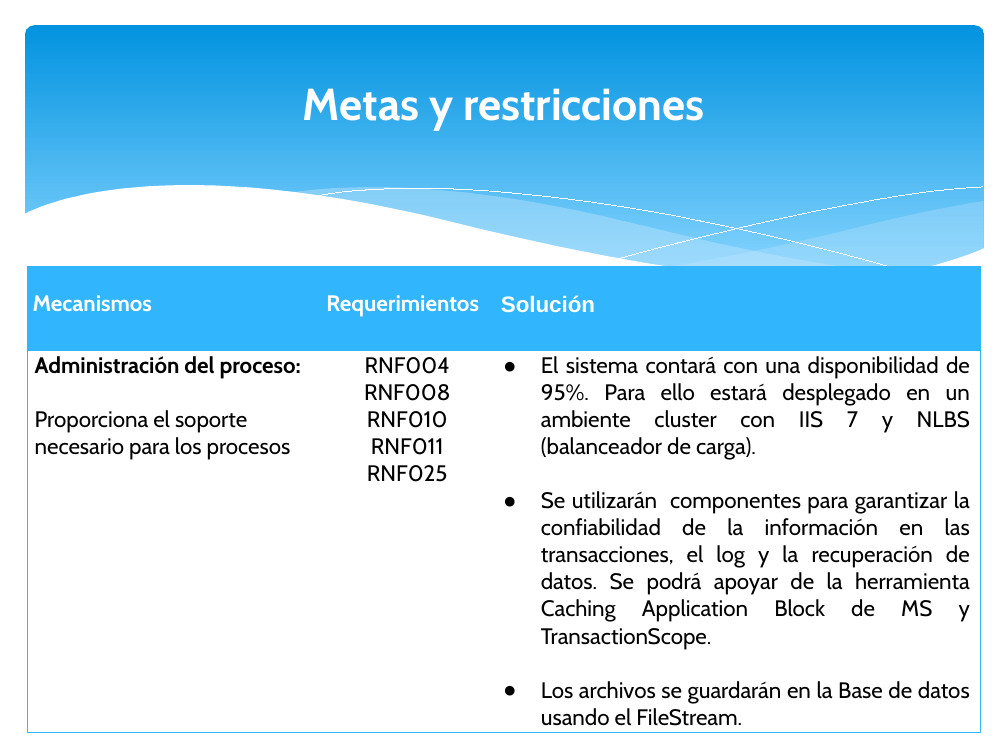
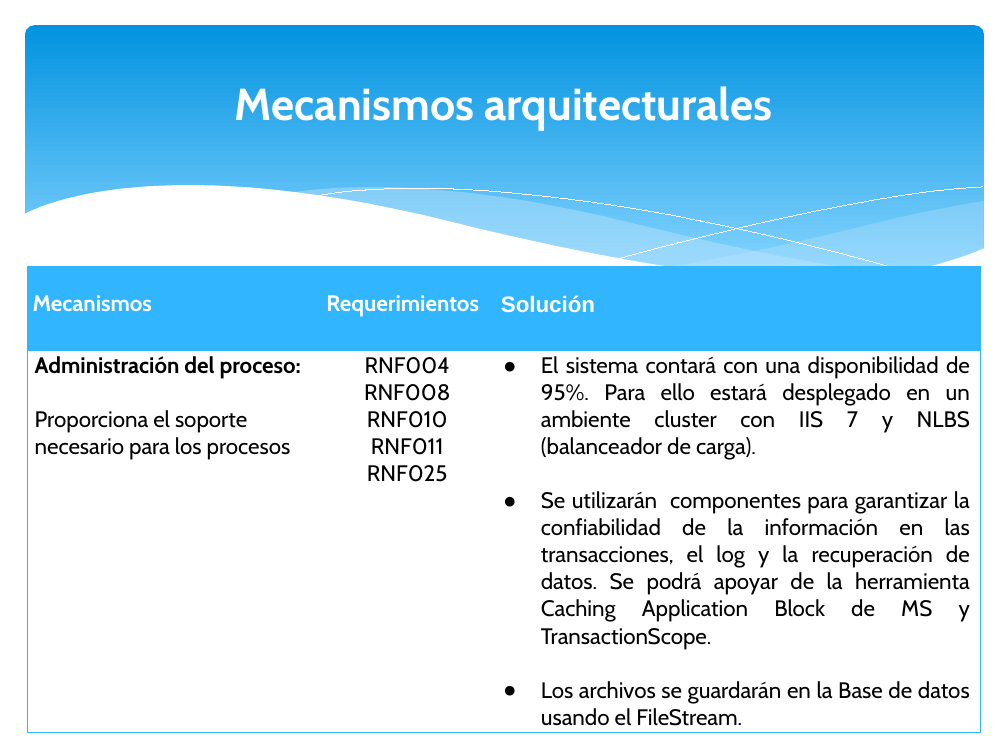
Before and after one commit to orlysemperfi/tp2-contratos-clientes, a slide deck: slide 9 of ITERACION 4/SUB ITERACION 3/PPT I4S3 FINAL v1.pptx. Drawn at 1008x756 pixels with LibreOffice and Linux fonts; fonts in the diff are those of the drawing. Boxes give left, top, right and bottom in pixels: in the first picture for what was removed or moved away, otherwise in the second. Text is boxed around its words. In the diff, an @@ line names an element or a change of style, - is before the commit and + after.

```diff
--- a/ITERACION 4/SUB ITERACION 3/PPT I4S3 FINAL v1.pptx
+++ b/ITERACION 4/SUB ITERACION 3/PPT I4S3 FINAL v1.pptx
@@ text at [235, 86, 772, 131]: text changed @@
-Metas y restricciones
+Mecanismos arquitecturales
```
Also in this commit, not shown: 3 other slides changed.
